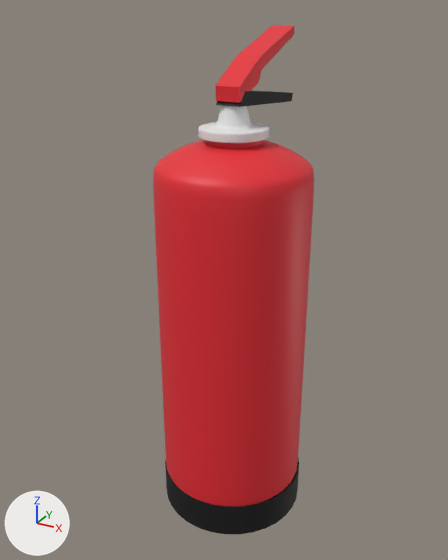
The FBX model Chronos_Project/Assets/Map/Future/Solo_Items/Feuerlöscher.fbx as it was, and as the next commit left it.
The view is the same before and after, from a 50 mm camera at (0.703, -1.309, 0.762) aimed at (0.004, -0.039, 0.127). The lights are fixed; the arrows at lower left show +X, +Y and +Z. Where no turn or scale is listed for an object, it has been applied to the vertices.
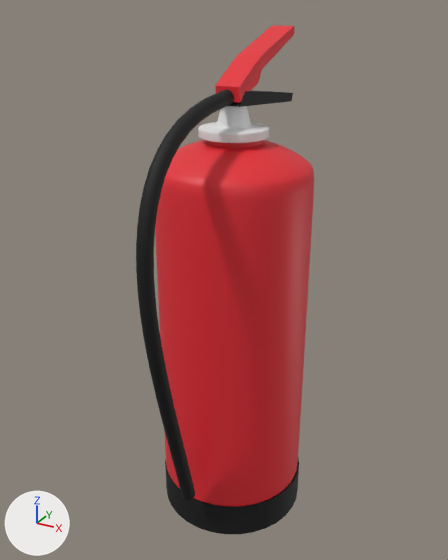
Location of each change, [x1, y1, x2, y2] in pixels of the pictures (448 x 560 px):
'BezierCurve.006', added (black)
    after: [136, 90, 234, 500]

The change, as a diff of the scene's bpy script:
```diff
--- a/Chronos_Project/Assets/Map/Future/Solo_Items/Feuerlöscher.fbx.py
+++ b/Chronos_Project/Assets/Map/Future/Solo_Items/Feuerlöscher.fbx.py
@@ me_beziercurve_006 @@
+me_beziercurve_006.from_pydata(...)  # 600 vertices, 576 faces; spans x -0.018..0.018, y -0.006..0.388, z -0.514..0.495
+me_beziercurve_006.materials.append(mat_black)  # black #0a0a0a
@@ ob_beziercurve_006 @@
+ob_beziercurve_006 = bpy.data.objects.new('BezierCurve.006', me_beziercurve_006)
+ob_beziercurve_006.location = (0.009, -0.387, 0.1)
```
